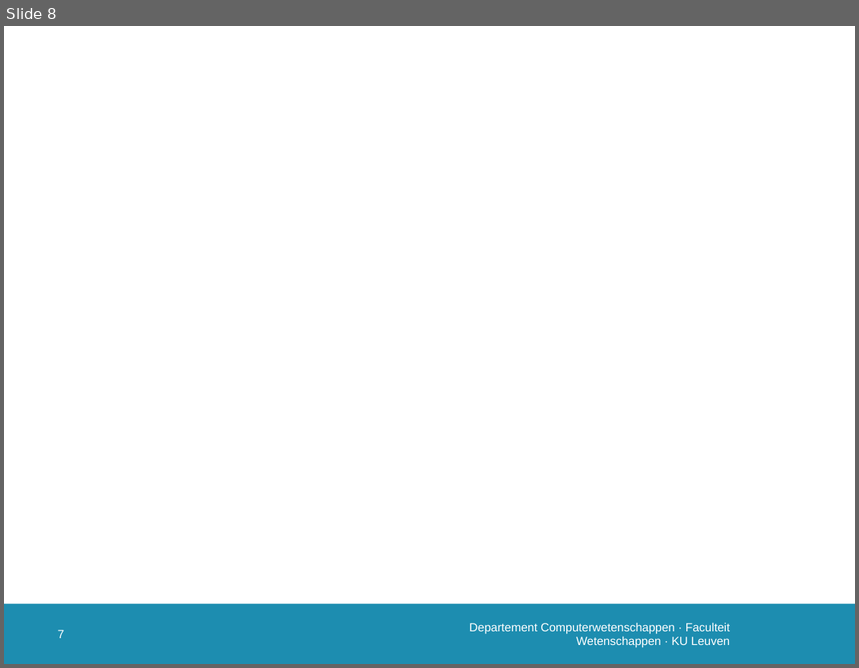
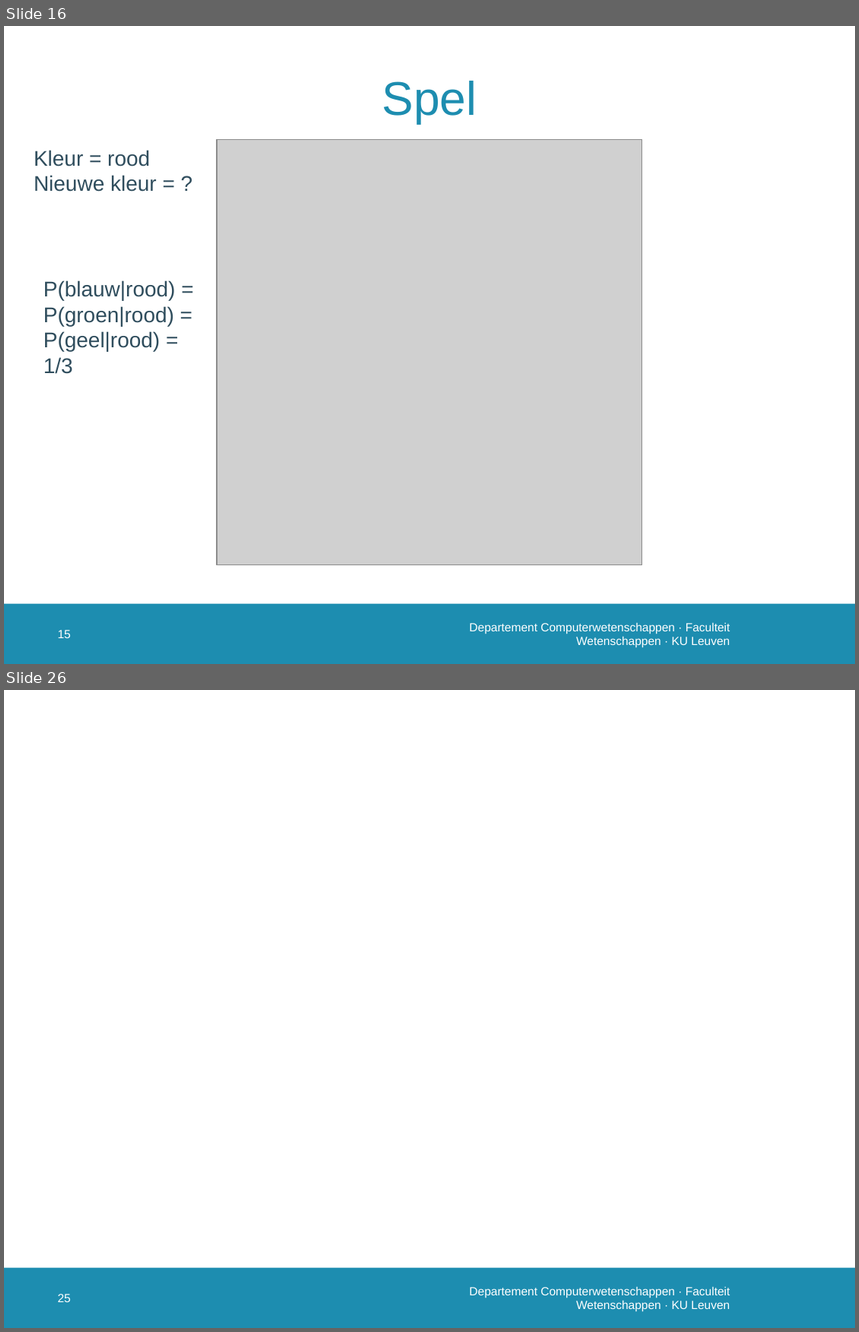
Before and after one commit to susverwimp/T208-Probabilistic-Programming-A-Case-Study, a slide deck: thesis/presentations/2 second/second.pptx. Shown one above the other, each under a label of ours: slide 8 before the commit, slides 16 and 26 after it; the slides between them are not shown. The pictures are 859x668 and 859x1332 pixels, drawn with LibreOffice and Linux fonts; fonts in the diff are those of the drawing; grey boxes stand for pictures; background and template pictures are left out. Boxes give left, top, right and bottom in pixels: in the first picture for what was removed or moved away, otherwise in the second. Text is boxed around its words. In the diff, an @@ line names an element or a change of style, - is before the commit and + after.

```diff
--- a/thesis/presentations/2 second/second.pptx
+++ b/thesis/presentations/2 second/second.pptx
@@ slide 16 added at (4, 26, 855, 664), background #FFFFFF; not listed: 1 template element that a slide beside it also shows @@
@@ title added at (382, 81, 477, 123), 40 pt, text #1D8DB0 @@
+Spel
@@ text added at (34, 150, 157, 192), 18 pt, text #2F4D5D @@
+Kleur = rood
+Nieuwe kleur = ?
@@ picture added at (217, 140, 642, 566) @@
@@ text added at (44, 281, 176, 374), 18 pt, text #2F4D5D @@
+P(blauw|rood) =
+P(groen|rood) =
+P(geel|rood) = 1/3
@@ page number added at (58, 630, 71, 639), 10 pt, text #FFFFFF @@
+15
@@ text added at (469, 623, 731, 648), 10 pt, text #FFFFFF @@
+Departement Computerwetenschappen · Faculteit Wetenschappen · KU Leuven
@@ what was slide 8 is now slide 26 @@
@@ page number at (58, 1294, 71, 1303): text changed @@
-7
+25
```
Also in this commit, not shown: 6 slides changed, 19 other slides added, 17 other files.
